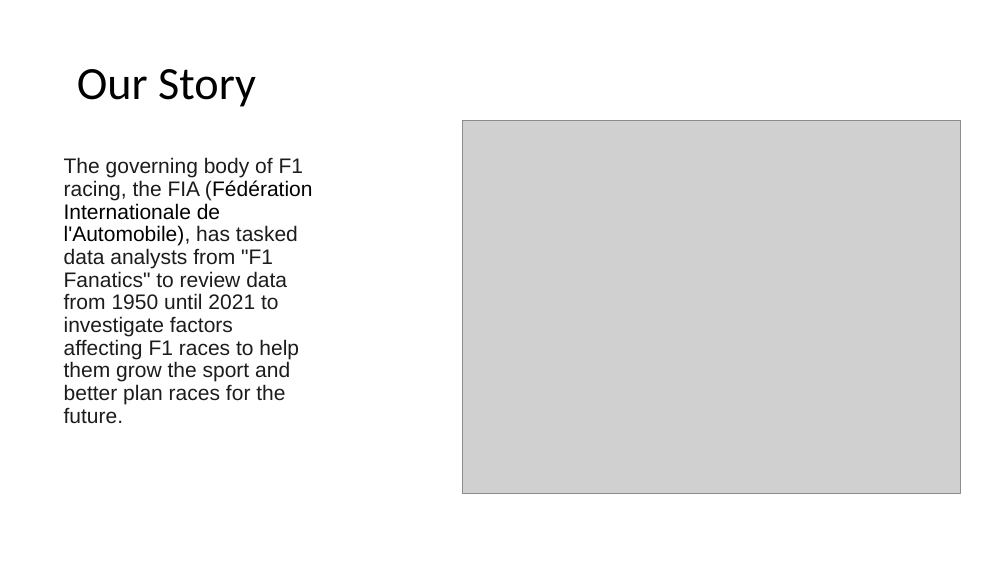
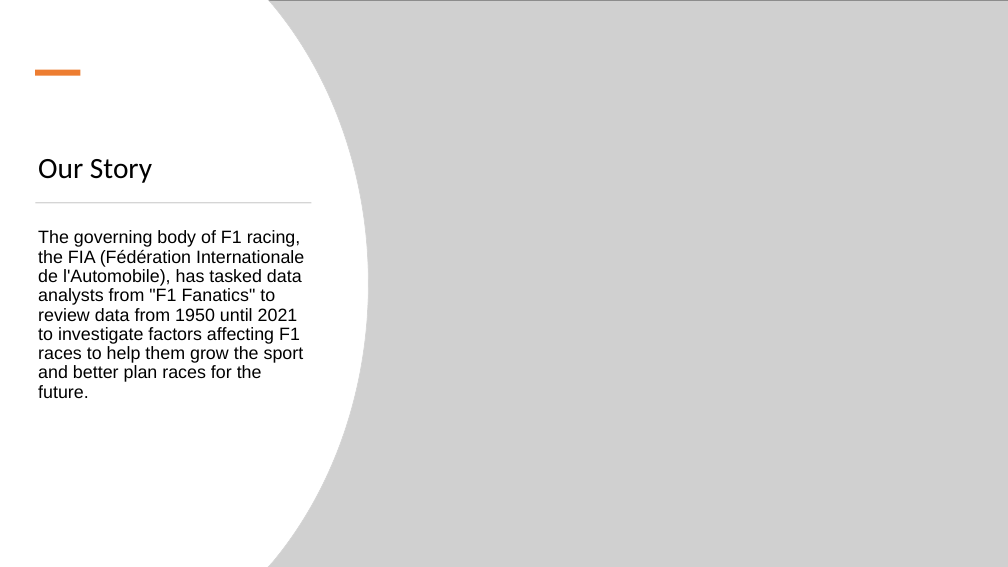
Before and after one commit to Praveena-codee/Project1, a slide deck: slide 2 of Project 1 - F1 factors.pptx. Drawn at 1008x567 pixels with LibreOffice and Linux fonts; fonts in the diff are those of the drawing; grey boxes stand for pictures. Boxes give left, top, right and bottom in pixels: in the first picture for what was removed or moved away, otherwise in the second. Text is boxed around its words. In the diff, an @@ line names an element or a change of style, - is before the commit and + after.

```diff
--- a/Project 1 - F1 factors.pptx
+++ b/Project 1 - F1 factors.pptx
@@ freeform shape added at (0,0,368,567), fill #FFFFFF, outline #D5D5D5 0.75 pt @@
@@ freeform shape added at (0,0,368,567), fill #FFFFFF @@
@@ picture: place and size @@
-picture at (463,121,960,495)
+picture at (268,0,1008,567)
@@ rectangle added at (35,70,80,76), fill #ED7D31 @@
@@ title "Our Story": place and size @@
-title "Our Story" at (77,69,256,107)
+title "Our Story" at (38,159,152,183)
@@ title "Our Story" at (38,159,152,183): size 44 to 28 pt; vertical alignment middle to bottom @@
@@ rectangle added at (36,202,312,203), fill #D5D5D5 @@
@@ text "The governing body of F1 ...": place and size @@
-text "The governing body of F1 ..." at (64,157,313,424)
+text "The governing body of F1 ..." at (38,230,304,398)
@@ text "The governing body of F1 ..." at (38,230,304,398): size 20 to 17 pt; text colour #1D1C1D to #000000 in "The governing body of F1 racing, the ..." @@
```
Also in this commit, not shown: 7 other slides changed, 5 slides added, 5 slides removed.
